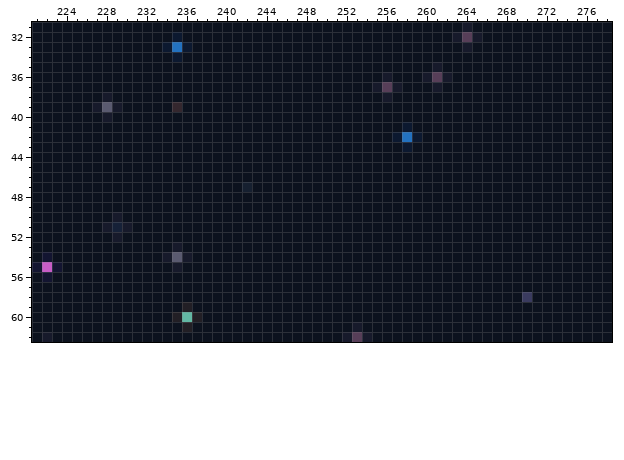
Pixel-art file, stored at concepting/screen1.ase. That is the earlier state.
320x180 pixels, 1 frame. Colours within 5 levels of each other are drawn and written as one. Shown: x 221..278, y 31..62.
Once edited:
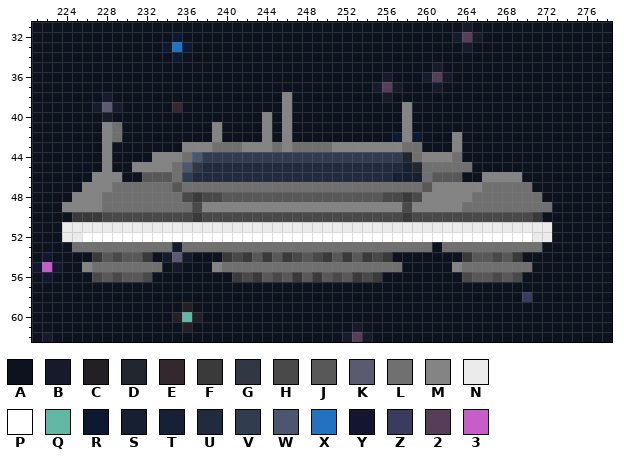
Palette (. is transparent): A #0c121e  B #171a2b  C #221f25  D #21262f  E #34272e  F #3a3a3a  G #313743  H #494949  J #585858  K #5a5a70  L #707070  M #848484  N #ebebeb  P #ffffff  Q #63b8a4  R #0c1930  S #162030  T #162138  U #222b3d  V #323c4f  W #4b576f  X #2372c0  Y #131531  Z #3a3b5f  2 #573e58  3 #c75dc7
Change:
layer "mother" added
Layer "mother":
y 38: x 246 A -> M
y 39: x 246 A -> M; x 258 A -> M
y 40: x 244 A -> M; x 246 A -> M; x 258 A -> M
y 41: x 228..229 AA -> ML; x 239 A -> M; x 244 A -> M; x 246 A -> M; x 258 R -> M
y 42: x 228..229 AA -> ML; x 239 A -> M; x 244 A -> M; x 246 A -> M; x 258 X -> M; x 263 A -> M
y 43: x 228 A -> M; x 236..259 AAAAAAAAAAAAAAAAAAAAAARA -> MMMLLLMMMLMLLLLMMMMMMMLL; x 263 A -> M
y 44: x 228 A -> M; x 233..263 AAAAAAAAAAAAAAAAAAAAAAAAAAAAAAA -> MMMLWVVVVVVVVVVVVVVVVVVVVDLMMML
y 45: x 228 A -> M; x 231..264 AAAAAAAAAAAAAAAAAAAAAAAAAAAAAAAAAA -> MMMMLWGUUUUUUUUUUUUUUUUUUUUSDLLLLL
y 46: x 227..229 AAA -> MMM; x 232..263 AAAAAAAAAAAAAAAAAAAAAAAAAAAAAAAA -> JJJLVUUUUUUUUUUUUUUUUUUUUSSSLJJJ; x 266..269 AAAA -> MMMM
y 47: x 226..270 AAAAAAAAAAAAAAAASAAAAAAAAAAAAAAAAAAAAAAAAAAAA -> MMMLLLLLLJLLLLLLLLLLLLLLLLLLLLLLLLJMMMMMLLLLL
y 48: x 225..271 AAAAAAAAAAAAAAAAAAAAAAAAAAAAAAAAAAAAAAAAAAAAAAA -> MMMLLLLLLLLHFHHJJJJJJJJJJJJJJJJHHFHMMMMMLLLLLLL
y 49: x 224..272 AAAAAAAAAAAAAAAAAAAAAAAAAAAAAAAAAAAAAAAAAAAAAAAAA -> MMMMLLLLLLLLLHMMMMMMMMMMMMMMMMMMMMHMMMMMLLLLLLLLL
y 50: x 225..271 AAAABAAAAAAAAAAAAAAAAAAAAAAAAAAAAAAAAAAAAAAAAAA -> FFFHHHHHHHHHFHHHHHHHHHHHHHHHHHHHHFHHHHHHHHHHHHF
y 51: x 224..272 AAAABTBAAAAAAAAAAAAAAAAAAAAAAAAAAAAAAAAAAAAAAAAAA -> NNNNNNNNNNNNNNNNNNNNNNNNNNNNNNNNNNNNNNNNNNNNNNNNN
y 52: x 224..272 AAAAABAAAAAAAAAAAAAAAAAAAAAAAAAAAAAAAAAAAAAAAAAAA -> NNPPPPPPPPPPPPPPPPPPPPPPPPPPPPPPPPPPPPPPPPPPPPPNN
y 53: x 225..234 AAAAAAAAAA -> LLLLLLLLLL; x 236..260 AAAAAAAAAAAAAAAAAAAAAAAAA -> LLLLLLLLLLLLLLLLLLLLLLLLL; x 262..271 AAAAAAAAAA -> LLLLLLLLLL
y 54: x 227..232 AAAAAA -> FJHJJF; x 240..256 AAAAAAAAAAAAAAAAA -> FHFJFJFHJHFJFJFHF; x 264..269 AAAAAA -> FJJHJF
y 55: x 226..233 AAAAAAAA -> MLLLLLLL; x 239..257 AAAAAAAAAAAAAAAAAAA -> MLLLLLLLLLLLLLLLLLL; x 263..270 AAAAAAAA -> MLLLLLLL
y 56: x 227..232 AAAAAA -> HJHJJH; x 241..255 AAAAAAAAAAAAAAA -> FHFJHJFJFJHJFHF; x 264..269 AAAAAA -> HJJHJH
Boxes around the changes in both pictures, in picture pixels (x1, y1, x2, y2):
changed: (62, 92, 552, 282)
